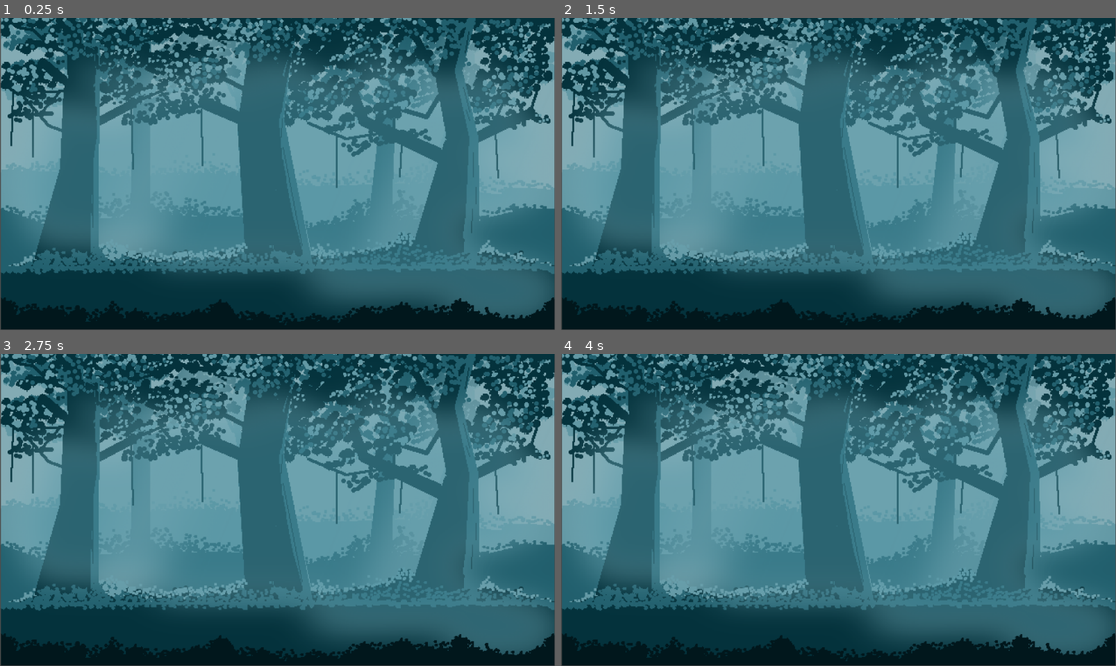
Above: before the commit, frames 1-4 (two rows, left to right).
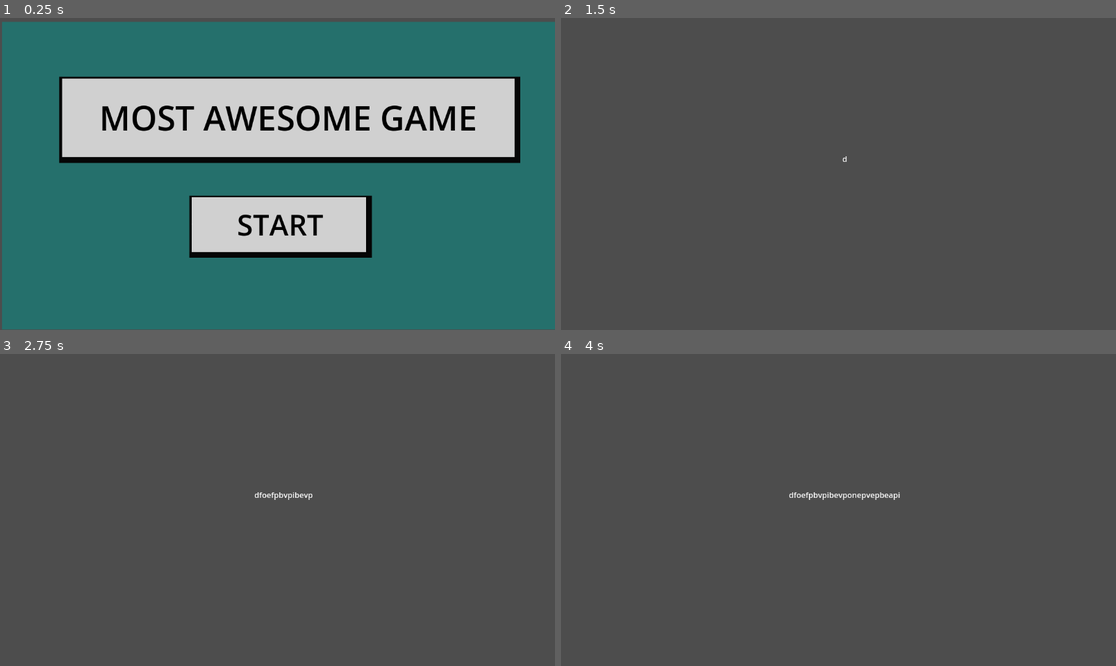
Above: after the commit, the same moments.

Repository: eth1711/game_jam_funtastic
Game: Godot game, scene res://Scenes/Menu.tscn
The game is run twice, just before and just after one commit, with the same random seed, the same clock (stepped at 60 frames per second) and the same inputs.
Inputs (mouse positions are in pixels of both pictures, inside the frame that each line leads up to):
- Up to frame 1 (0.25 s): no input
- Up to frame 2 (1.5 s): click (849, 120) at 0.5 s, where only the run after the commit has a clickable "MOST AWESOME GAME"; click (844, 227) at 1.25 s, where only the run after the commit has a clickable "START"
- Up to frame 3 (2.75 s): tap Enter at 2 s
- Up to frame 4 (4 s): hold Left (ui_left) 2.78-3.53 s; tap Space at 3.5 s

The runs differ from the first frame. In frame 1, 80% of the frame differs, in the area x 0-100%, y 0-100%; in frame 2, 100%; in frame 3, 100%; in frame 4, 100%.

Commit message:
menu page stuf

Diff:
--- a/Scenes/Menu.tscn
+++ b/Scenes/Menu.tscn
@@ -1,7 +1,6 @@
-[gd_scene load_steps=5 format=3 uid="uid://c02wmaqgnlmki"]
+[gd_scene load_steps=8 format=3 uid="uid://c02wmaqgnlmki"]
 
 [ext_resource type="Script" path="res://Scripts/Menu.gd" id="1_gaiqs"]
-[ext_resource type="PackedScene" uid="uid://bmbm84jepgrda" path="res://Scenes/background.tscn" id="3_l4tfx"]
 
 [sub_resource type="FontVariation" id="FontVariation_8qw87"]
 
@@ -9,19 +8,58 @@
 default_font = SubResource("FontVariation_8qw87")
 default_font_size = 70
 
+[sub_resource type="StyleBoxFlat" id="StyleBoxFlat_00n7p"]
+bg_color = Color(0.815686, 0.815686, 0.815686, 1)
+border_width_left = 5
+border_width_top = 3
+border_width_right = 12
+border_width_bottom = 12
+border_color = Color(0.0196078, 0.0196078, 0.0196078, 1)
+
+[sub_resource type="CanvasTexture" id="CanvasTexture_2rwp2"]
+
+[sub_resource type="FontVariation" id="FontVariation_ei1fk"]
+
+[sub_resource type="StyleBoxFlat" id="StyleBoxFlat_6sxqn"]
+bg_color = Color(0.815686, 0.815686, 0.815686, 1)
+border_width_left = 6
+border_width_top = 4
+border_width_right = 12
+border_width_bottom = 12
+border_color = Color(0.0235294, 0.0235294, 0.0235294, 1)
+
 [node name="Menu" type="Node2D"]
 script = ExtResource("1_gaiqs")
 
+[node name="ColorRect" type="ColorRect" parent="."]
+offset_left = 4.0
+offset_top = 8.0
+offset_right = 1155.0
+offset_bottom = 647.0
+color = Color(0.145098, 0.439216, 0.423529, 1)
+
 [node name="Play" type="Button" parent="."]
-offset_left = 55.0
-offset_top = 783.0
-offset_right = 434.0
-offset_bottom = 912.0
+offset_left = 393.0
+offset_top = 369.0
+offset_right = 772.0
+offset_bottom = 498.0
 theme = SubResource("Theme_t7er7")
 theme_override_colors/font_color = Color(0, 0, 0, 1)
 theme_override_font_sizes/font_size = 60
-text = "Play"
+theme_override_styles/normal = SubResource("StyleBoxFlat_00n7p")
+text = "START"
+icon = SubResource("CanvasTexture_2rwp2")
 
-[node name="ParallaxBackground" parent="." instance=ExtResource("3_l4tfx")]
+[node name="Title" type="Button" parent="Play"]
+offset_left = -270.0
+offset_top = -247.0
+offset_right = 687.0
+offset_bottom = -68.0
+theme_override_colors/font_color = Color(0, 0, 0, 1)
+theme_override_fonts/font = SubResource("FontVariation_ei1fk")
+theme_override_font_sizes/font_size = 70
+theme_override_styles/normal = SubResource("StyleBoxFlat_6sxqn")
+text = "MOST AWESOME GAME
+"
 
 [connection signal="pressed" from="Play" to="." method="_on_play_pressed"]
--- a/Scripts/Intro.gd
+++ b/Scripts/Intro.gd
@@ -5,7 +5,9 @@
 		get_tree().quit()
 
 var messages = [
-	"My First Message Second Message Herebn iefpnvpaonn piepo po po wepoh peb epob aepo"
+	"dfoefpbvpibevponepvepbeapib
+	iefpnvpaonn piepo po po
+	wepoh peb epob aepo"
 ]
 
 var typing_speed = .1
--- /dev/null
+++ b/intro.tscn
@@ -0,0 +1,15 @@
+[gd_scene load_steps=4 format=3 uid="uid://bpsoce3tloxry"]
+
+[ext_resource type="PackedScene" uid="uid://dejilaushikn5" path="res://Scenes/Intro.tscn" id="1_aovje"]
+[ext_resource type="Texture2D" uid="uid://c0lfcr07k64oa" path="res://Assets/forest spooky background.png" id="2_1rseb"]
+
+[sub_resource type="StyleBoxTexture" id="StyleBoxTexture_8apwq"]
+texture = ExtResource("2_1rseb")
+
+[node name="Intro" instance=ExtResource("1_aovje")]
+
+[node name="Label" parent="." index="0"]
+offset_right = 697.0
+theme_override_styles/normal = SubResource("StyleBoxTexture_8apwq")
+autowrap_mode = 2
+text_overrun_behavior = 2
Binary file removed: Assets/Button for Menu Page.png
Binary file added: Assets/—Pngtree—blue gradient low polygon background_962882.jpg
Not shown, changed: Assets/—Pngtree—blue gradient low polygon background_962882.jpg.import
